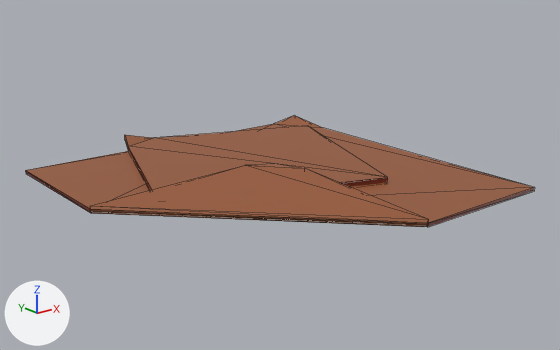
The glTF model models/cloth.glb, before and after one commit.
Camera for both pictures: a camera (50 mm lens) standing at (-0.929, -1.188, 0.487) and looking at (0.014, -0.009, 0.015). Arrows for +X, +Y and +Z are at lower left; the lights stay in place. Mesh edges are drawn as thin lines. Vertices at the same position are counted once.
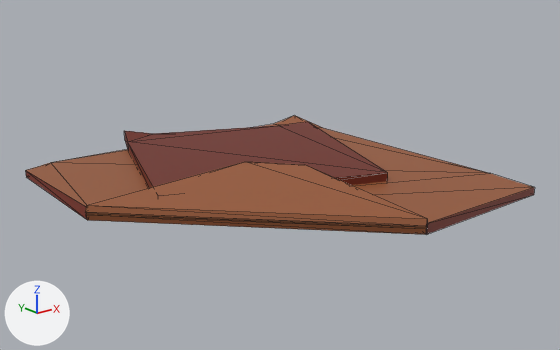
Pixel boxes (x1, y1, x2, y2) of what changed, in the pictures (560 x 350 px):
```json
{"object": "Plane", "change": "reshaped", "before": [25, 116, 535, 227], "after": [25, 116, 535, 235], "on screen": "7% taller"}
{"object": "Plane.001", "change": "reshaped", "before": [125, 126, 388, 190], "after": [124, 122, 388, 196]}
{"part": 1, "of": "me_plane_002", "change": "built on", "before": [125, 126, 388, 190], "after": [124, 122, 388, 188]}
{"part": 2, "of": "me_plane_002", "change": "recoloured", "before": [125, 135, 387, 189], "after": [125, 131, 388, 196]}
{"part": 3, "of": "me_plane", "change": "built on", "before": [25, 124, 535, 227], "after": [25, 124, 535, 235]}
```

Scene script edits in JSON lines:
```json
{"block": "me_plane_002", "where": "# used by ob_plane_001; location = (0.0, 0.0, 0.0)"}
{"block": "me_plane_002", "where": "# verts and faces of me_plane_002; kept vertices keep their numbers, new ones are numbered from 15"}
{"block": "me_plane_002", "where": "# before: 3 (0.317, 0.257, 0.008), 4 (-0.111, 0.416, 0.034) at pixel (124, 134), 5 (-0.27, -0.013, 0.021) at pixel (158, 201), 6 (0.158, -0.171, 0.021) at pixel (387, 177), 7 (0.317, 0.257, 0.021) at pixel (307, 125)"}
{"block": "me_plane_002", "where": "# before: 8 (-0.13, 0.364, 0.021) at pixel (128, 146), 9 (-0.047, 0.392, 0.021) at pixel (153, 137), 11 (-0.045, 0.391, 0.008), 13 (-0.045, 0.391, 0.009), 14 (-0.041, 0.39, 0.011)"}
{"op": "remove", "block": "me_plane_002", "code": "me_plane_002.from_pydata(...)  # 15 vertices, 26 faces; spans x -0.27..0.317, y -0.171..0.416, z 0.008..0.034"}
{"op": "add", "block": "me_plane_002", "code": "me_plane_002.from_pydata(...)  # 17 vertices, 30 faces; spans x -0.27..0.317, y -0.171..0.416, z 0.008..0.045"}
{"block": "me_plane_002", "change": "me_plane_002 part 1"}
{"op": "add", "block": "me_plane_002", "code": "delete_faces([(6, 7, 9), (6, 9, 8), (3, 11, 13), (3, 13, 14), (3, 9, 7), (3, 14, 9)])"}
{"op": "add", "block": "me_plane_002", "code": "for i in [*range(4, 10)]: verts[i] += (0.0, 0.0, 0.011)"}
{"op": "add", "block": "me_plane_002", "code": "verts[15] = (0.232, 0.272, 0.032)  # pixel (277, 125)"}
{"op": "add", "block": "me_plane_002", "code": "verts[16] = (0.235, 0.271, 0.009)"}
{"op": "add", "block": "me_plane_002", "code": "faces += [(6, 7, 15), (8, 15, 9), (6, 15, 8), (3, 11, 16), (11, 13, 14), (11, 14, 16)]"}
{"op": "add", "block": "me_plane_002", "code": "faces += [(9, 15, 16), (9, 16, 14), (7, 16, 15), (3, 16, 7)]"}
{"block": "me_plane_002", "change": "me_plane_002 part 2: 9 faces spanning x -0.27..0.317, y -0.171..0.416, z 0.008..0.045 switch from mat_cloth (brown #985834) to mat_clothdark (dark red #702513)"}
{"block": "me_plane", "where": "# used by ob_plane; location = (0.0, 0.0, 0.0)"}
{"op": "remove", "block": "me_plane", "code": "me_plane.from_pydata(...)  # 29 vertices, 54 faces; spans x -0.376..0.361, y -0.375..0.361, z 0.003..0.051"}
{"op": "add", "block": "me_plane", "code": "me_plane.from_pydata(...)  # 34 vertices, 64 faces; spans x -0.387..0.361, y -0.382..0.382, z -0.006..0.058"}
{"block": "me_plane", "change": "me_plane part 3"}
{"block": "me_plane", "change": "3 vertices are removed from x -0.372..0.361, y 0.249..0.361, z 0.003"}
{"block": "me_plane", "change": "17 faces are deleted"}
{"block": "me_plane", "change": "4 vertices in x -0.375..0.046, y -0.375..0.051, z 0.007..0.01 move by (-0.011, -0.007, -0.001)"}
{"block": "me_plane", "change": "9 vertices move from x -0.376..0.361, y -0.374..0.052, z 0.003..0.051 to x -0.387..0.361, y -0.381..0.046, z -0.006..0.058"}
{"block": "me_plane", "change": "8 vertices are added at x -0.372..0.361, y -0.271..0.382, z -0.005..0.015"}
{"block": "me_plane", "change": "16 new faces join them, mat_cloth (brown #985834)"}
{"block": "me_plane", "change": "11 new faces join them, mat_clothdark (dark red #702513)"}
```
